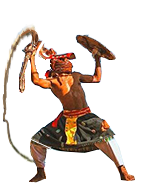
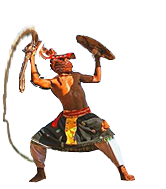
Layers edited between the first and the second 166x189 image:
painted on "Layer 4" over box(72, 34, 116, 83)
painted on "Layer 5" over box(41, 147, 116, 167)
painted on "Layer 6" over box(98, 149, 112, 161)
painted on "Layer 7" over box(22, 62, 76, 90)
painted on "Layer 8" over box(50, 109, 116, 153)
painted on "Layer 10" over box(38, 48, 74, 60)
painted on "Layer 3" over box(44, 69, 64, 111)
